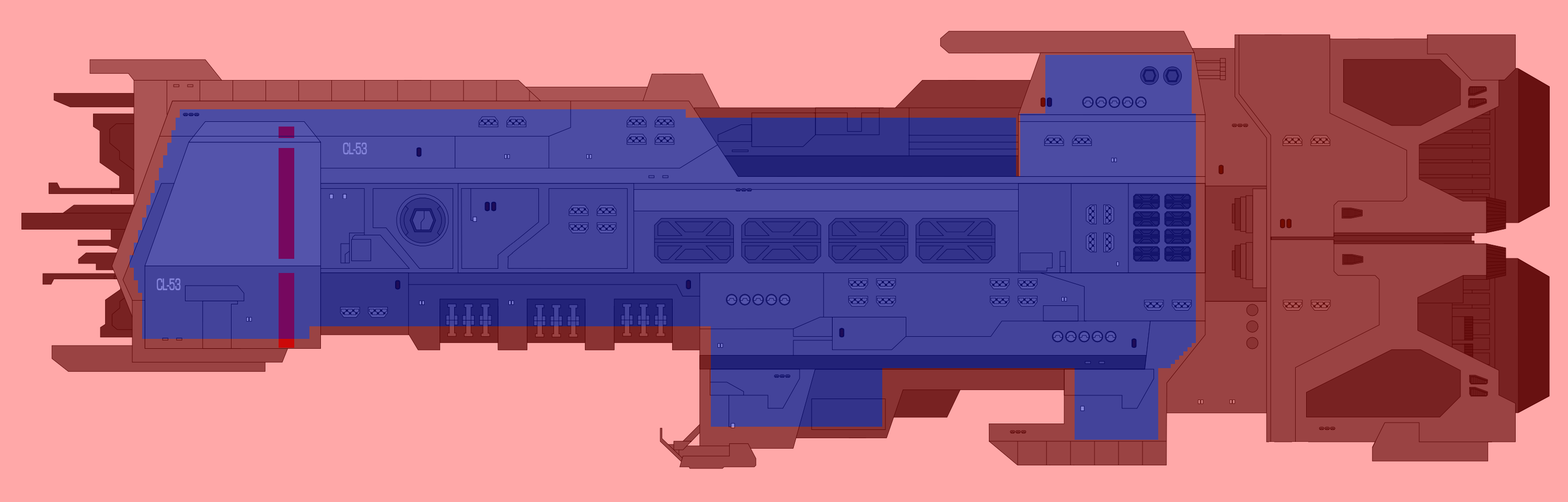
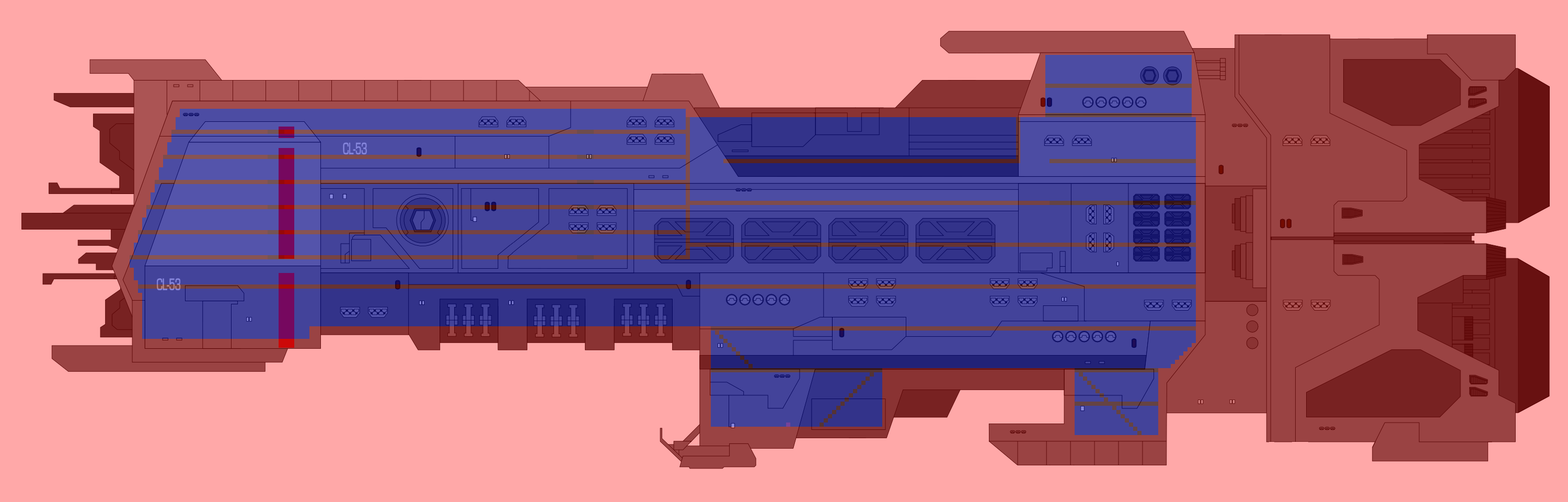
Comparing the layer stacks of the two w=1568, h=502 images. Changes:
painted on "Interior Block 2" over (129, 83, 1196, 440)
